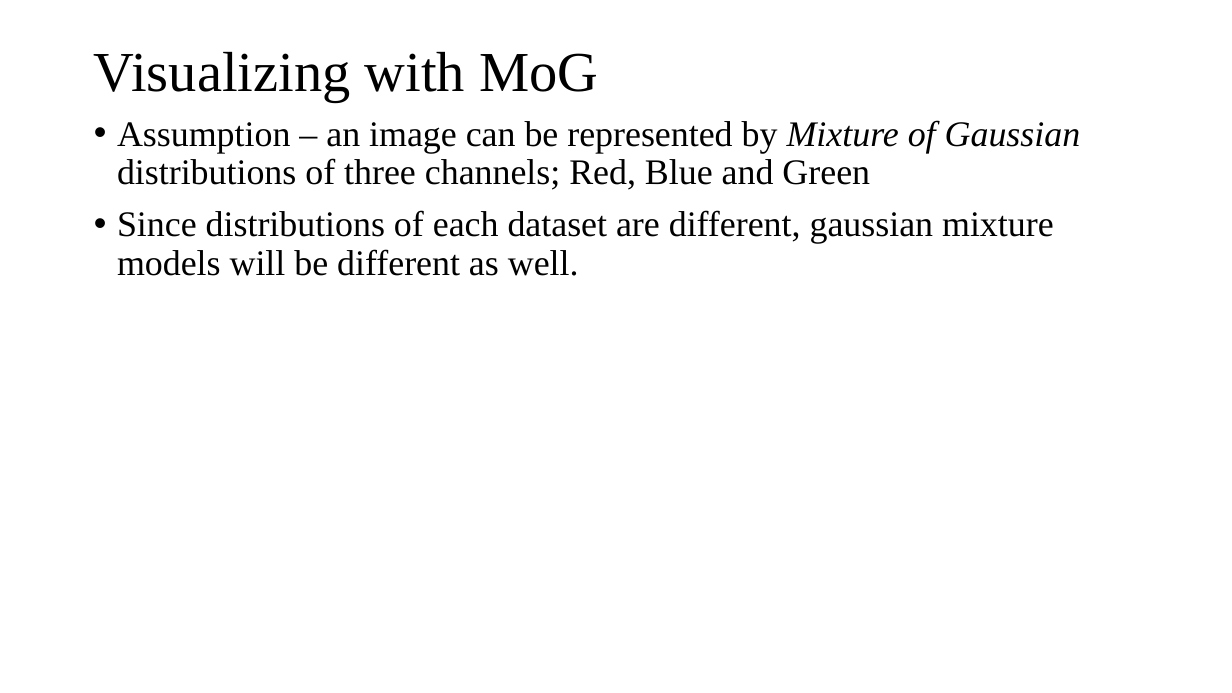
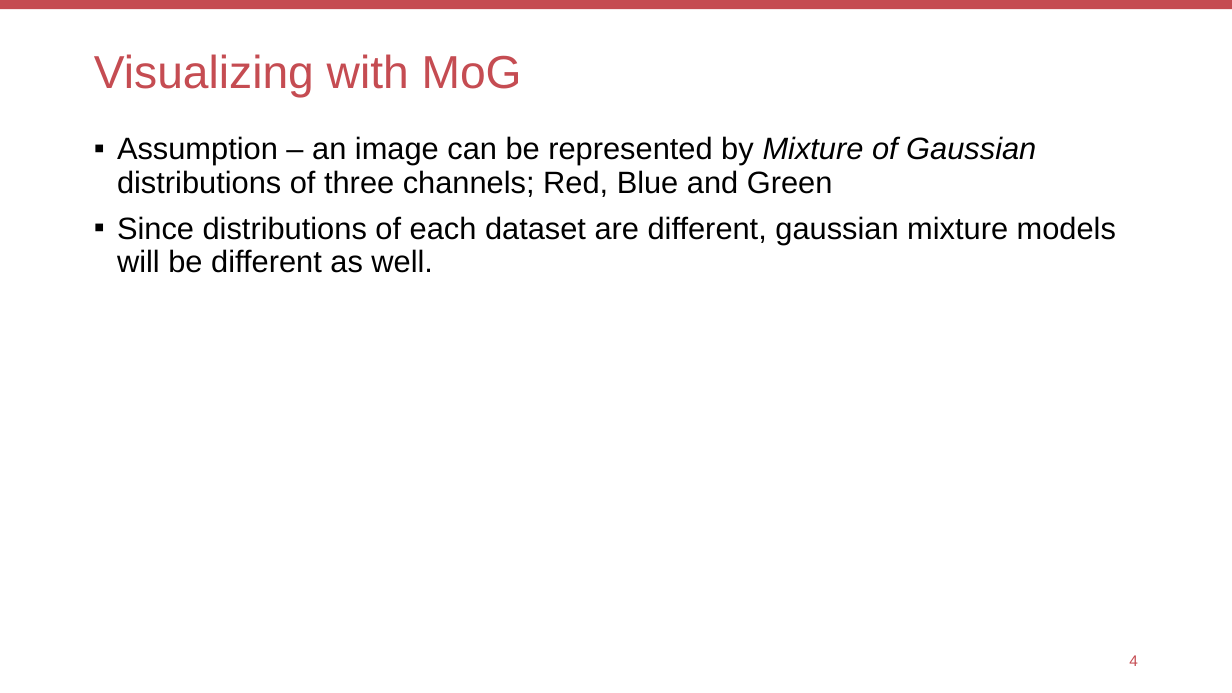
Before and after one commit to KevSr/GAN-study, a slide deck: slide 5 of GAN and MoG/FER and GANs.pptx. Drawn at 1232x693 pixels with LibreOffice and Linux fonts; fonts in the diff are those of the drawing. Boxes give left, top, right and bottom in pixels: in the first picture for what was removed or moved away, otherwise in the second. Text is boxed around its words. In the diff, an @@ line names an element or a change of style, - is before the commit and + after.

Commit message:
changed font and template

```diff
--- a/GAN and MoG/FER and GANs.pptx
+++ b/GAN and MoG/FER and GANs.pptx
@@ rectangle added at (x1=0, y1=0, x2=1232, y2=9), fill #C54C52 @@
@@ title "Visualizing with MoG" at (x1=94, y1=54, x2=522, y2=98): size 44 to 36 pt, font Times New Roman to Arial, text colour #000000 to #C54C52 @@
@@ text "Assumption – an image can ..." moved from (x1=117, y1=121, x2=1081, y2=276) to (x1=117, y1=136, x2=1116, y2=273) @@
@@ text "Assumption – an image can ..." at (x1=117, y1=136, x2=1116, y2=273): size 28 to 24 pt, font Times New Roman to Arial; bullet • to ▪ @@
@@ page number added at (x1=1129, y1=655, x2=1138, y2=666), 12 pt, text #C54C52 @@
+4
```
Also in this commit, not shown: 15 other slides changed.
